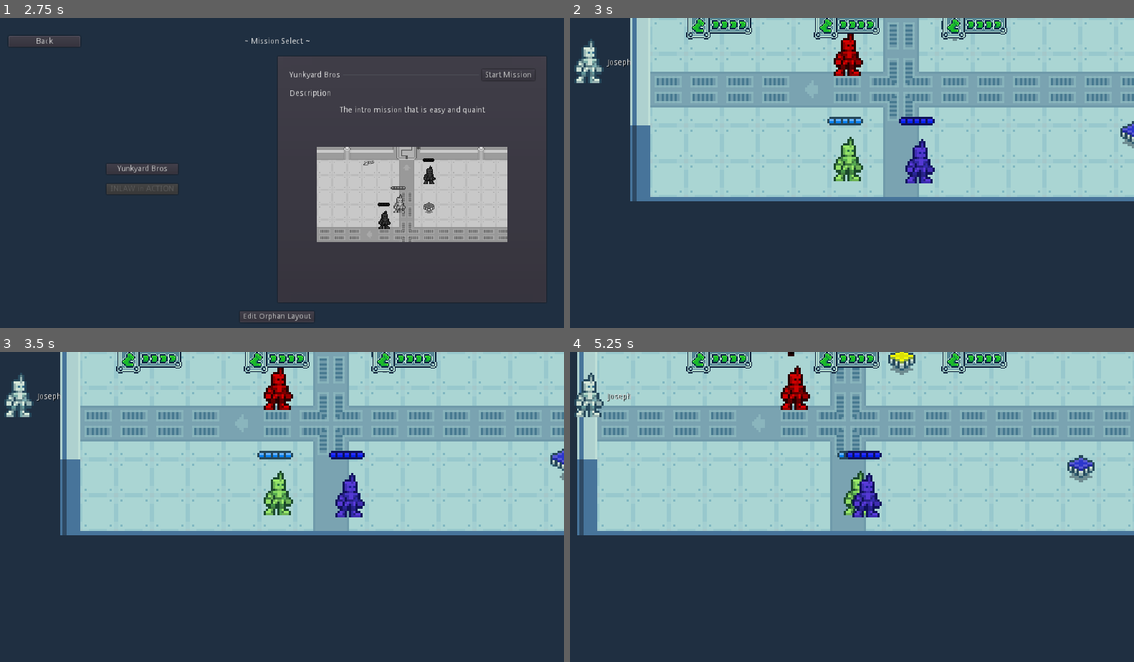
Above: before the commit, frames 1-4 (two rows, left to right).
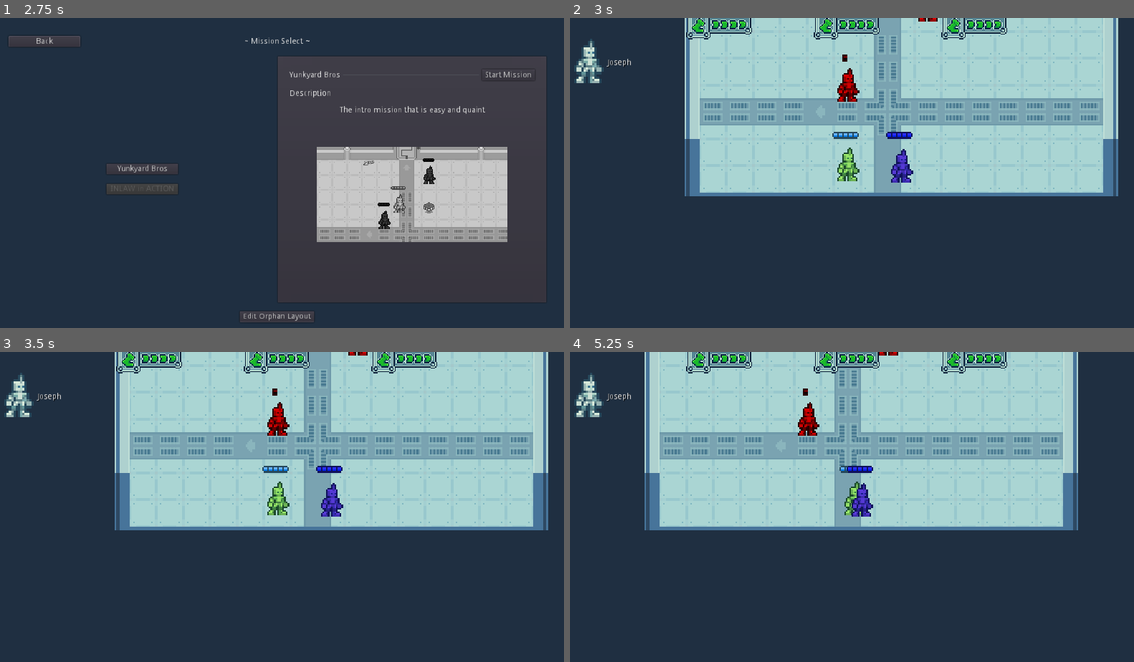
Above: after the commit, the same moments.

Repository: 2shady4u/gwj24
Game: Godot game, scene res://src/Menu.tscn
The game is run twice, just before and just after one commit, with the same random seed, the same clock (stepped at 60 frames per second) and the same inputs.
Inputs (mouse positions are in pixels of both pictures, inside the frame that each line leads up to):
- Up to frame 1 (2.75 s): click "New" at 0.5 s; click "New" at 1.25 s; click "Select Mission" at 2 s
- Up to frame 2 (3 s): click "Start Mission" at 2.75 s
- Up to frame 3 (3.5 s): no input
- Up to frame 4 (5.25 s): tap Enter (confirm) at 3.5 s; move the mouse to (976, 497) at 3.52 s; hold D (move_right) 3.53-4.25 s; hold Enter (confirm) 3.53-4.25 s; click (976, 497) at 3.67 s; drag from (733, 528) to (818, 578) at 4.27 s; move the mouse to (902, 441) at 5.02 s; hold D (move_right) from 5.03 s (still down); tap Tab (switch) at 5.1 s

Frame 1 is identical in both runs. In frame 2, 25% of the frame differs, in the area x 10-100%, y 0-60%; in frame 3, 25%; in frame 4, 29%, in the area x 1-100%, y 0-60%.

Commit message:
added chip drop system

Diff:
--- a/assets/data.json
+++ b/assets/data.json
@@ -50,14 +50,14 @@
         },
         "sorella": {
             "name": "S0R3114",
-            "backstory": "Rebooted with an Italian Catholic AI, you don't want to mess with S0R3114.",
+            "backstory": "A repurposed Italian Catholic Nunbot, you don't want to mess with S0R3114.",
             "base_stats": {
                 "health": 5,
-                "damage": 1,
+                "damage": 2,
                 "healing": 1,
-                "healing_charges": 2,
+                "healing_charges": 1,
                 "actions": 2,
-                "movement": 4
+                "movement": 3
             }
         }
     },
@@ -73,8 +73,8 @@
                 "movement": 4
             },
             "drops": {
-                "more_hp": 0.2,
-                "faster_speed_but_decreased_health": 0.2
+                "more_hp": 0.1,
+                "faster_speed_but_decreased_health": 0.99
             }
         },
         "fish_bot": {
--- a/src/game/chips/Chip.gd
+++ b/src/game/chips/Chip.gd
@@ -11,8 +11,27 @@
 	set_color(color)
 
 
+func set_type(type: String):
+	match type:
+		"HP":
+			set_color("blue")
+		"SPEED":
+			set_color("green")
+		"HEAL":
+			set_color("cyan")
+		"ATTACK":
+			set_color("red")
+		"DEFENSE":
+			set_color("purple")
+		"SPECIAL":
+			set_color("rainbow")
+		"ACTION":
+			set_color("yellow")
+
+
 func set_color(new_color: String):
 	if not new_color in sprite.frames.get_animation_names():
 		printerr("Color ", new_color, " is not possible for chip")
 		return
+	color = new_color
 	sprite.animation = new_color
--- a/src/game/chips/ChipLabel.gd
+++ b/src/game/chips/ChipLabel.gd
@@ -15,3 +15,4 @@
 	tween.interpolate_property(self, "rect_position", null, rect_position + Vector2(0, -20), 0.8, Tween.TRANS_LINEAR, Tween.EASE_IN_OUT)
 	tween.interpolate_property(self, "modulate", Color(1, 1, 1, 1), Color(1, 1, 1, 0), 0.8, Tween.TRANS_CUBIC, Tween.EASE_IN)
 	tween.start()
+	yield(tween, "tween_completed")
--- a/src/game/level/Level.gd
+++ b/src/game/level/Level.gd
@@ -1,12 +1,15 @@
 extends Node2D
 
 
+onready var entities: YSort = $Entities
 onready var camera: Camera2D = $Camera
 onready var tween: Tween = $Tween
 onready var tiles = $Tiles/Tiles
 onready var chip_label = $ChipLabel
 onready var healing_particles = $HealingParticles
 onready var distortion = $Distortion
+
+onready var chip_scene = preload("res://src/game/chips/Chip.tscn")
 
 var current_character : Character = null
 var astar: AStar2D = AStar2D.new()
@@ -105,9 +108,12 @@
 	yield(tween, "tween_completed")
 
 	if character.team == "PLAYER":
+		var picked_up_chips = []
 		for chip in chips():
 			if chip.position == location:
-				pickup_chip(chip)
+				picked_up_chips.append(chip)
+		for picked_up_chip in picked_up_chips:
+			yield(pickup_chip(picked_up_chip), "completed")
 	set_process(true)
 
 
@@ -132,9 +138,11 @@
 func pickup_chip(chip: Chip):
 	chip_label.set_chip(chip)
 	chip_label.rect_position = chip.position - Vector2(20, 16)
-	chip_label.start_animation()
+	chip.queue_free()
 	chip_label.show()
-	chip.queue_free()
+	yield(chip_label.start_animation(), "completed")
+
+
 
 
 func bump(character: Character, other_character: Character):
@@ -238,8 +246,6 @@
 		print("This should never happen!!! So it's okay if it crashes here.")
 
 
-
-
 func filter_characters_team(team: String):
 	var all_characters = characters()
 	var filtered = []
@@ -268,7 +274,38 @@
 		switch_character(new_character)
 
 
+func get_drop(drops):
+	var dropped = []
+	for drop in drops:
+		if randf() < drops[drop]:
+			dropped.append(drop)
+
+	if len(dropped) > 0:
+		var rarest_drop = null
+		var lowest_rarity = 1.0
+		for drop in dropped:
+			if drops[drop] < lowest_rarity:
+				rarest_drop = drop
+				lowest_rarity = drops[drop]
+		return rarest_drop
+	return null
+
+
+func spawn_drop(drop: String, drop_position: Vector2):
+	var chip = chip_scene.instance()
+	var chip_type = Flow.get_upgrade_value(drop, "type", "HP")
+	var chip_name = Flow.get_upgrade_value(drop, "name", "NONE")
+
+	entities.add_child(chip)
+	chip.position = get_snapped_position_in_grid(drop_position)
+	chip.identifier = chip_name
+	chip.set_type(chip_type)
+
+
 func on_character_death(character: Character):
 	if character.team == "ENEMY":
 		print_debug("Enemy dieded!")
-		Flow.get_enemy_value(character.type, "drops", {})
+		var drops = Flow.get_enemy_value(character.type, "drops", {})
+		var drop = get_drop(drops)
+		if drop:
+			spawn_drop(drop, character.position)
--- a/src/game/level/Level.tscn
+++ b/src/game/level/Level.tscn
@@ -1,11 +1,10 @@
-[gd_scene load_steps=14 format=2]
+[gd_scene load_steps=13 format=2]
 
 [ext_resource path="res://src/game/level/Level.gd" type="Script" id=1]
 [ext_resource path="res://src/game/level/tiles/Tiles.tscn" type="PackedScene" id=2]
 [ext_resource path="res://assets/graphics/ui/healing-particle-custom.png" type="Texture" id=3]
 [ext_resource path="res://src/game/level/Healing.gd" type="Script" id=4]
 [ext_resource path="res://src/game/character/F15T0N.tscn" type="PackedScene" id=5]
-[ext_resource path="res://src/game/chips/Chip.tscn" type="PackedScene" id=6]
 [ext_resource path="res://src/game/chips/ChipLabel.tscn" type="PackedScene" id=7]
 [ext_resource path="res://src/game/character/S0R3114.tscn" type="PackedScene" id=8]
 [ext_resource path="res://src/game/character/BadBot.tscn" type="PackedScene" id=9]
@@ -44,19 +43,6 @@
 
 [node name="Entities" type="YSort" parent="."]
 
-[node name="Chip" parent="Entities" instance=ExtResource( 6 )]
-position = Vector2( -8.53137, -25.3338 )
-
-[node name="Chip2" parent="Entities" instance=ExtResource( 6 )]
-position = Vector2( 198.436, 74.7645 )
-color = "blue"
-identifier = "MDX-SPD"
-
-[node name="Chip3" parent="Entities" instance=ExtResource( 6 )]
-position = Vector2( 121.187, 23.4465 )
-color = "rainbow"
-identifier = "MDX-SPD"
-
 [node name="S0R3114" parent="Entities" instance=ExtResource( 8 )]
 position = Vector2( 72.3084, 89.7895 )
 
@@ -71,7 +57,7 @@
 
 [node name="Camera" type="Camera2D" parent="."]
 current = true
-zoom = Vector2( 0.25, 0.25 )
+zoom = Vector2( 0.333, 0.333 )
 smoothing_enabled = true
 smoothing_speed = 8.0
 
@@ -94,7 +80,7 @@
 [node name="Distortion" type="Sprite" parent="."]
 visible = false
 material = SubResource( 2 )
-position = Vector2( -1.22969, 0.500083 )
+position = Vector2( 2.9748, 1.34097 )
 rotation = 0.0010775
-scale = Vector2( 0.59767, 0.383446 )
+scale = Vector2( 1.04793, 0.612893 )
 texture = ExtResource( 11 )
Binary file added: assets/graphics/characters/Children/B3B3.png
Not shown, added: assets/graphics/characters/Children/B3B3.png.import
Binary file added: assets/graphics/characters/Children/F1ST0N.png
Not shown, added: assets/graphics/characters/Children/F1ST0N.png.import
Binary file added: assets/graphics/characters/Children/S0HN.png
Not shown, added: assets/graphics/characters/Children/S0HN.png.import
Binary file added: assets/graphics/characters/Children/S0R3LL4.png
Not shown, added: assets/graphics/characters/Children/S0R3LL4.png.import
Binary file added: assets/graphics/characters/Children/Z00N.png
Not shown, added: assets/graphics/characters/Children/Z00N.png.import
Binary file added: assets/graphics/characters/Enemies/enemy_bikebot.png
Not shown, added: assets/graphics/characters/Enemies/enemy_bikebot.png.import
(and 3 more such lines)
